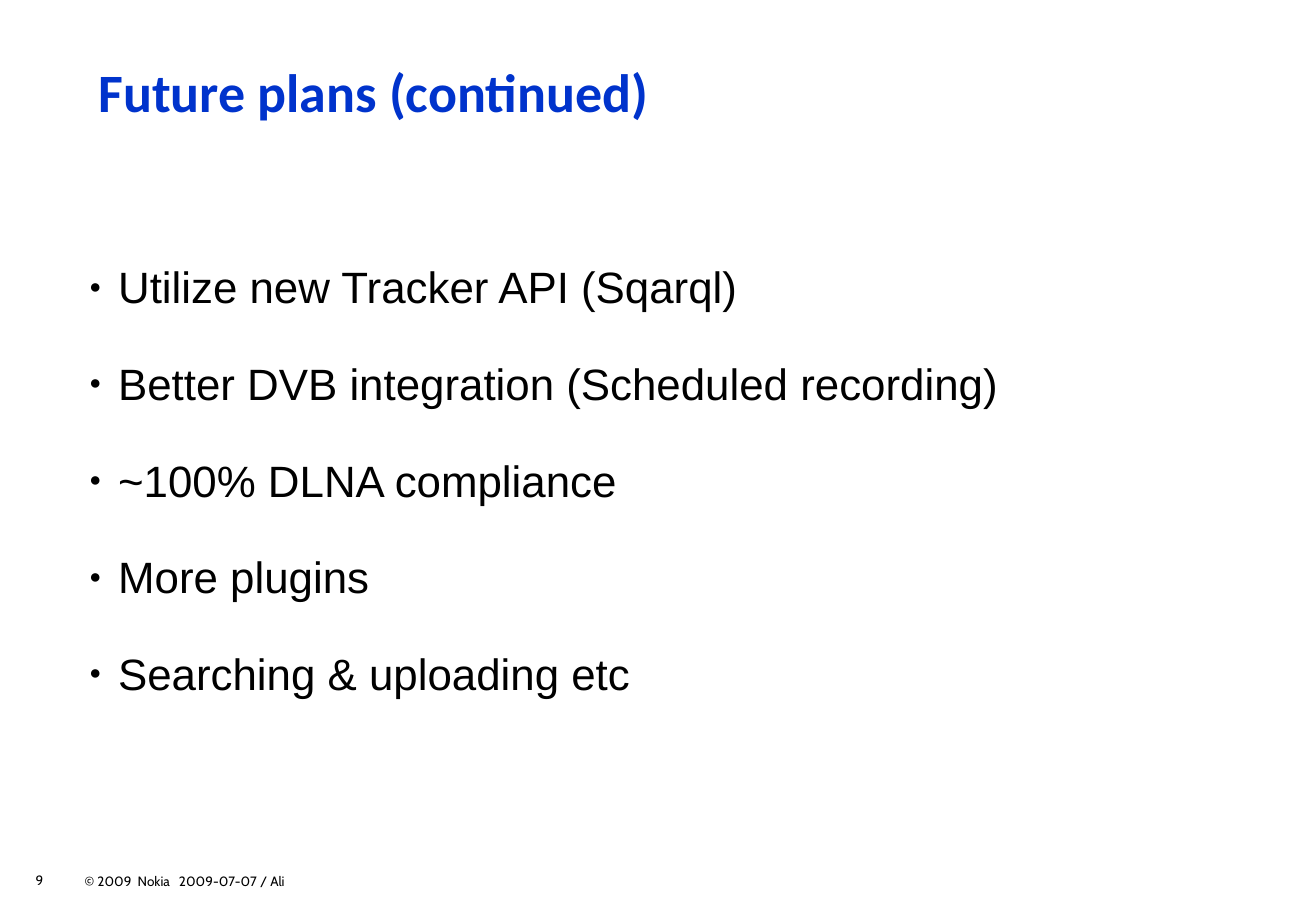
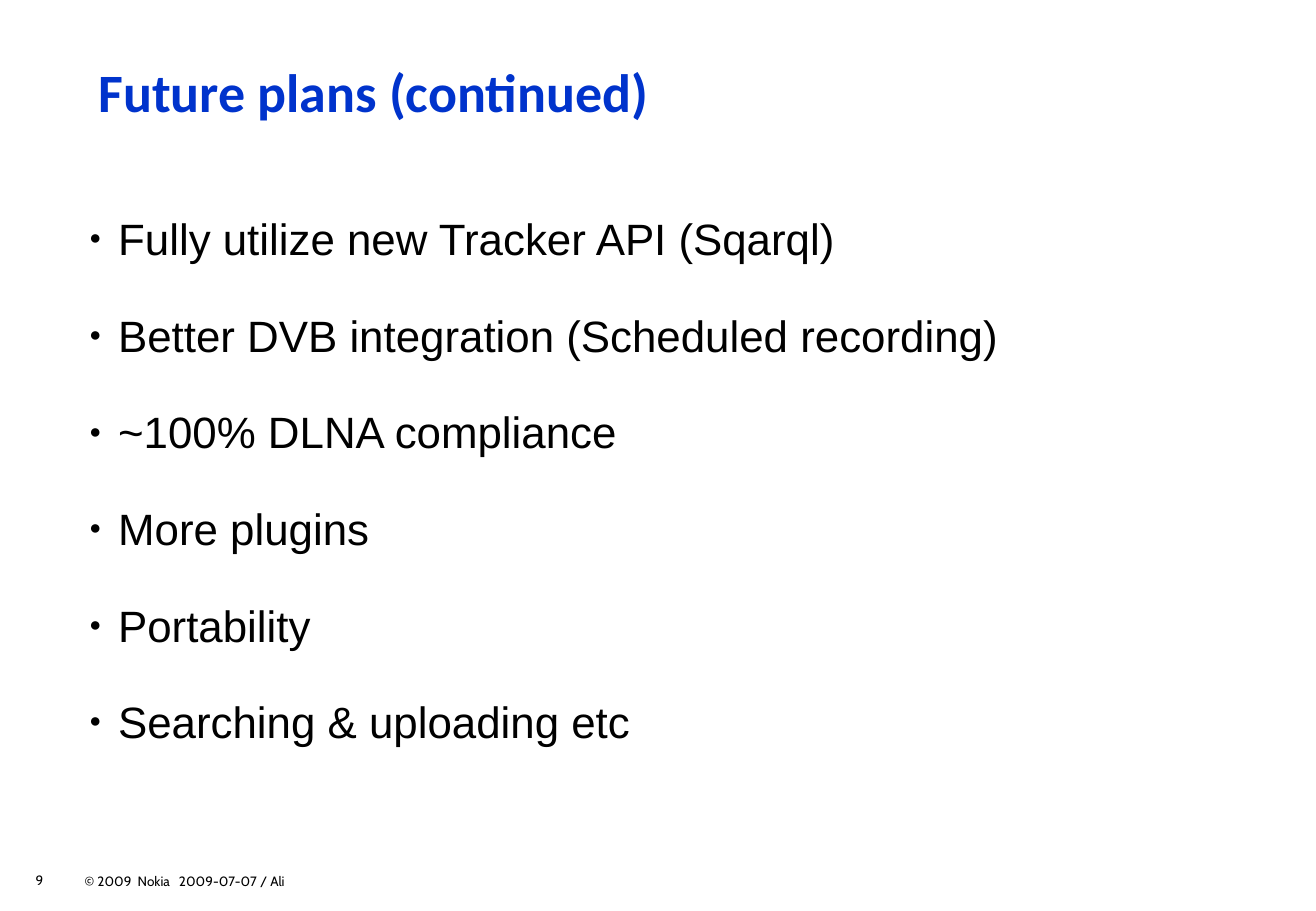
Before and after one commit to zeenix/rygel-presentation-2009, a slide deck: slide 9 of slides.odp. Drawn at 1316x911 pixels with LibreOffice and Linux fonts; fonts in the diff are those of the drawing; background and template pictures are left out. Boxes give left, top, right and bottom in pixels: in the first picture for what was removed or moved away, otherwise in the second. Text is boxed around its words. In the diff, an @@ line names an element or a change of style, - is before the commit and + after.

Commit message:
"Win32 port" -> "Portability"

```diff
--- a/slides.odp
+++ b/slides.odp
@@ text at (118,223,835,264): text changed @@
-  ● Utilize new Tracker API (Sqarql)
+  ● Fully utilize new Tracker API (Sqarql)
@@ text at (118,610,310,650): paragraph added @@
+  ● Portability
```
Also in this commit, not shown: 1 other slide changed.
